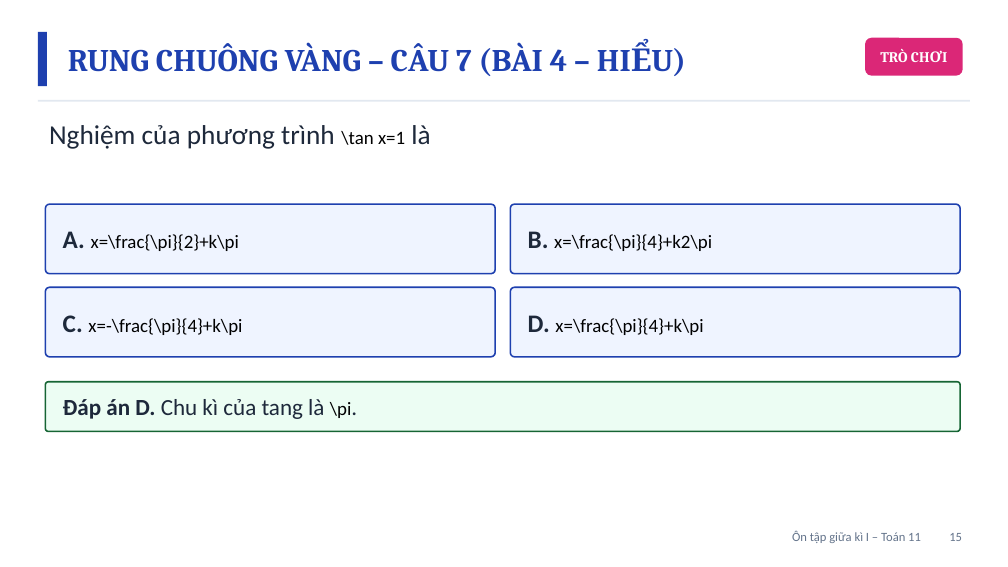
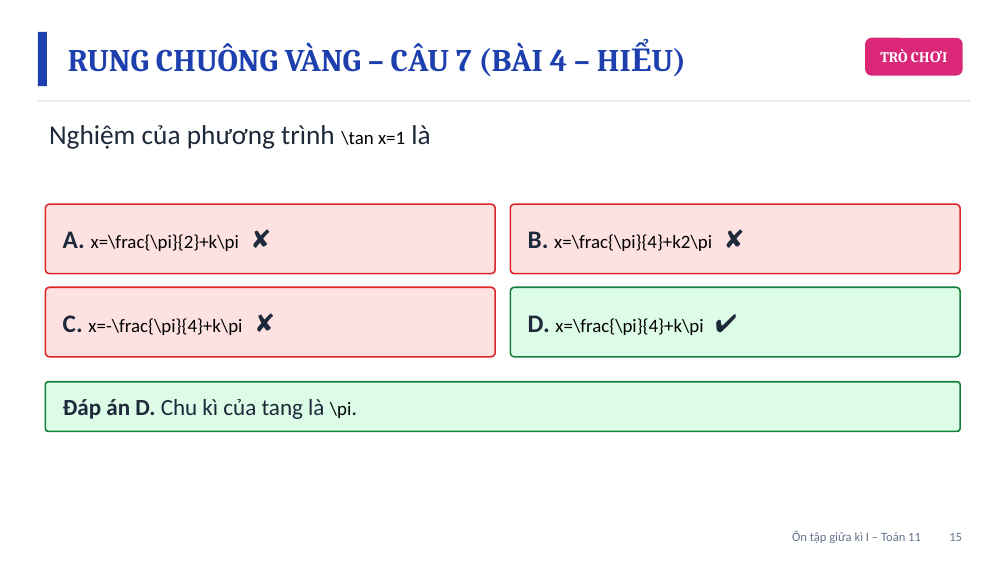
Before and after one commit to Trangtu66/Taode_thi_online, a slide deck: slide 15 of mon/toan/slide/lop11/BaiGiangDienTu_TOAN11_OnTapGiuaKi1_T22-23.pptx. Drawn at 1008x567 pixels with LibreOffice and Linux fonts; fonts in the diff are those of the drawing. Boxes give left, top, right and bottom in pixels: in the first picture for what was removed or moved away, otherwise in the second. Text is boxed around its words. In the diff, an @@ line names an element or a change of style, - is before the commit and + after.

```diff
--- a/mon/toan/slide/lop11/BaiGiangDienTu_TOAN11_OnTapGiuaKi1_T22-23.pptx
+++ b/mon/toan/slide/lop11/BaiGiangDienTu_TOAN11_OnTapGiuaKi1_T22-23.pptx
@@ rounded rectangle: place and size @@
-rounded rectangle at <box>510,287,960,357</box>
+rounded rectangle at <box>510,204,960,274</box>
@@ text at <box>63,231,239,251</box>: text changed @@
-A. x=\frac{\pi}{2}+k\pi
+A. x=\frac{\pi}{2}+k\pi ✘
@@ text at <box>528,231,712,251</box>: text changed @@
-B. x=\frac{\pi}{4}+k2\pi
+B. x=\frac{\pi}{4}+k2\pi ✘
@@ fill #EFF4FF to #FEE2E2; outline #1E40AF 1.5 pt to #DC2626 1.5 pt in 3 elements at <box>510,204,960,274</box>, <box>45,204,495,274</box>, <box>45,287,495,357</box> @@
@@ rounded rectangle: place and size @@
-rounded rectangle at <box>510,204,960,274</box>
+rounded rectangle at <box>510,287,960,357</box>
@@ rounded rectangle at <box>510,287,960,357</box>: fill #EFF4FF to #DCFCE7; outline #1E40AF 1.5 pt to #15803D 1.5 pt @@
@@ text at <box>63,315,242,335</box>: text changed @@
-C. x=-\frac{\pi}{4}+k\pi
+C. x=-\frac{\pi}{4}+k\pi ✘
@@ text at <box>528,315,703,335</box>: text changed @@
-D. x=\frac{\pi}{4}+k\pi
+D. x=\frac{\pi}{4}+k\pi ✔
@@ rounded rectangle at <box>45,382,960,432</box>: fill #ECFDF3 to #DCFCE7; outline #166534 1.5 pt to #15803D 1.5 pt @@
```
Also in this commit, not shown: 22 other slides changed, 37 other files.
